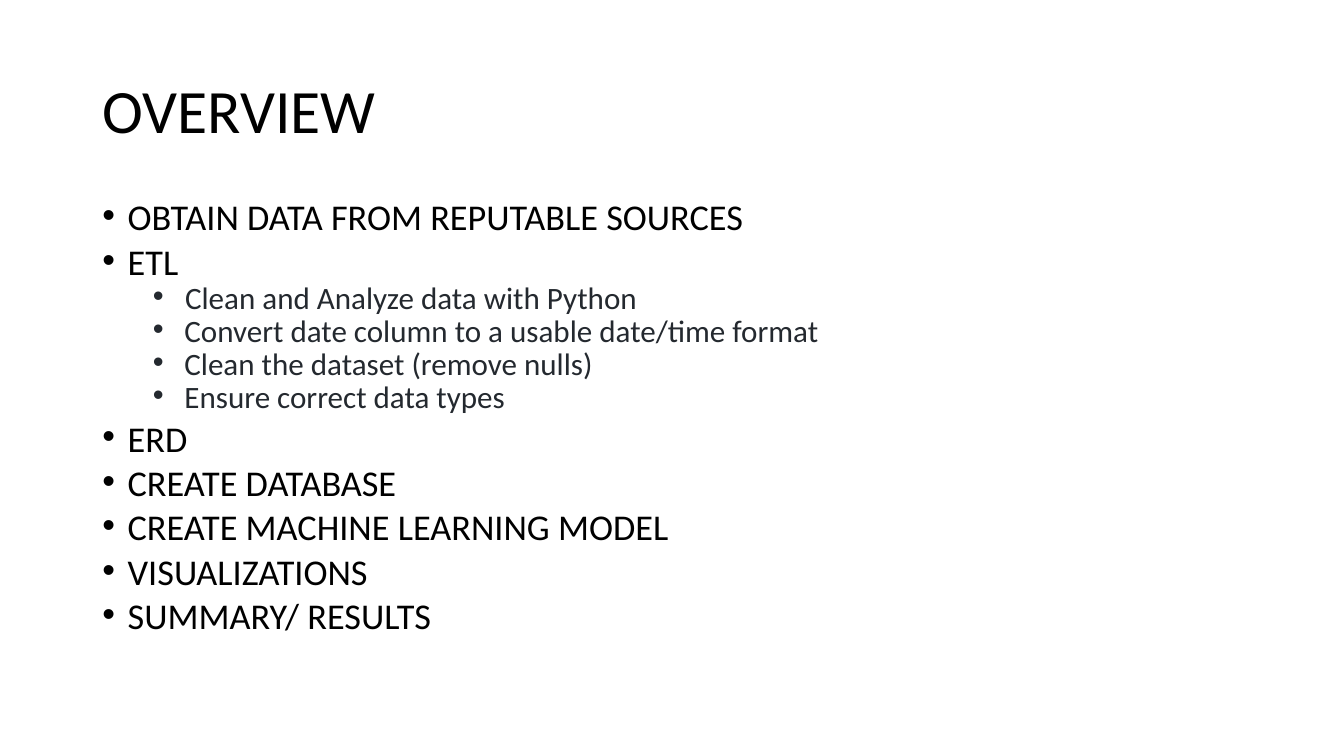
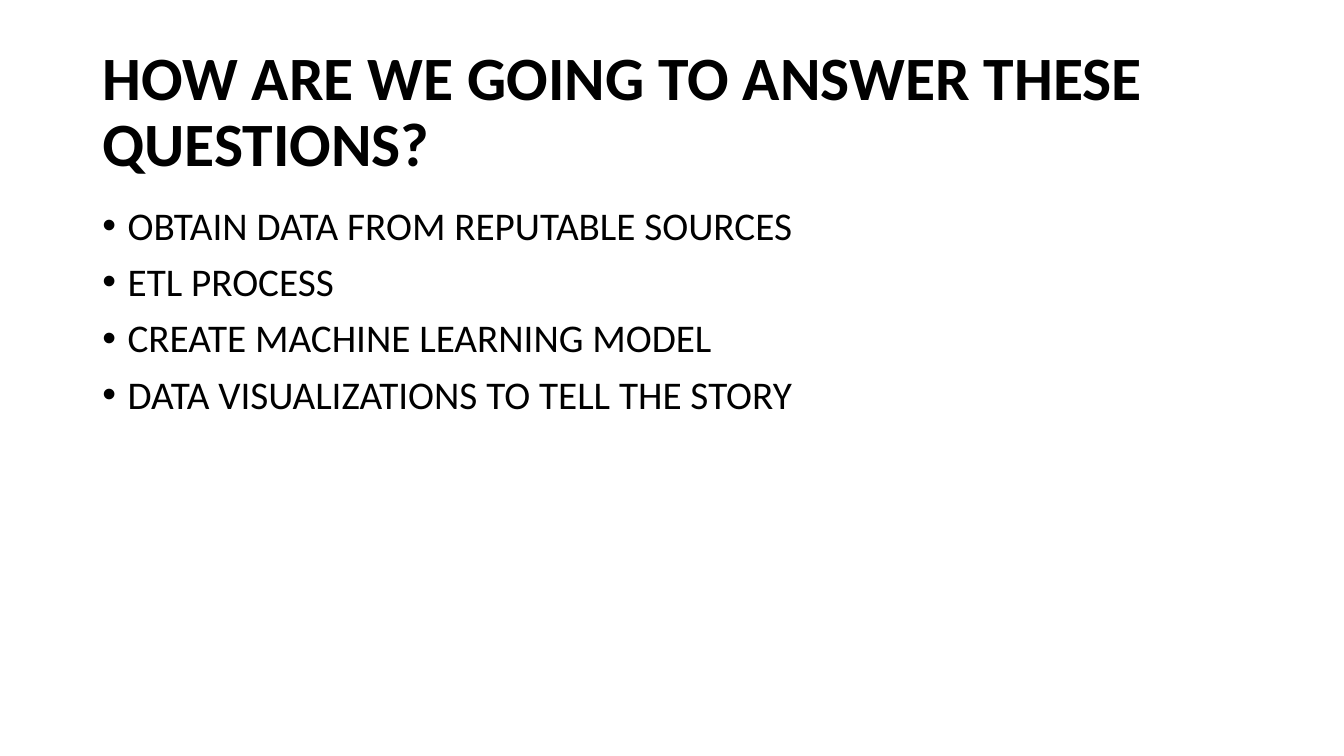
Before and after one commit to Kcav18/Final_Project, a slide deck: slide 4 of Final Presentation.pptx (slide 3 before the commit). Drawn at 1344x756 pixels with LibreOffice and Linux fonts; fonts in the diff are those of the drawing. Boxes give left, top, right and bottom in pixels: in the first picture for what was removed or moved away, otherwise in the second. Text is boxed around its words. In the diff, an @@ line names an element or a change of style, - is before the commit and + after.

```diff
--- a/Final Presentation.pptx
+++ b/Final Presentation.pptx
@@ title at bbox=[102, 59, 1142, 174]: text changed; bold on @@
-OVERVIEW
+HOW ARE WE GOING TO ANSWER THESE QUESTIONS?
@@ text at bbox=[128, 214, 792, 353]: size 25.9 to 28 pt in "OBTAIN DATA FROM REPUTABLE SOURCES", "CREATE MACHINE LEARNING MODEL"; line spacing 0.7 to 0.9 @@
@@ text at bbox=[128, 270, 334, 297]: text changed; size 22.2 to 28 pt; text colour #24292F to #000000 @@
-• ETL
-  • Clean and Analyze data with Python
-  • Convert date column to a usable date/time format
-  • Clean the dataset (remove nulls)
-  • Ensure correct data types
-• ERD
-• CREATE DATABASE
+• ETL PROCESS
@@ text at bbox=[128, 383, 791, 410]: text changed; size 25.9 to 28 pt @@
-• VISUALIZATIONS
-• SUMMARY/ RESULTS
+• DATA VISUALIZATIONS TO TELL THE STORY
```
Also in this commit, not shown: 4 other slides changed, 3 slides added.
